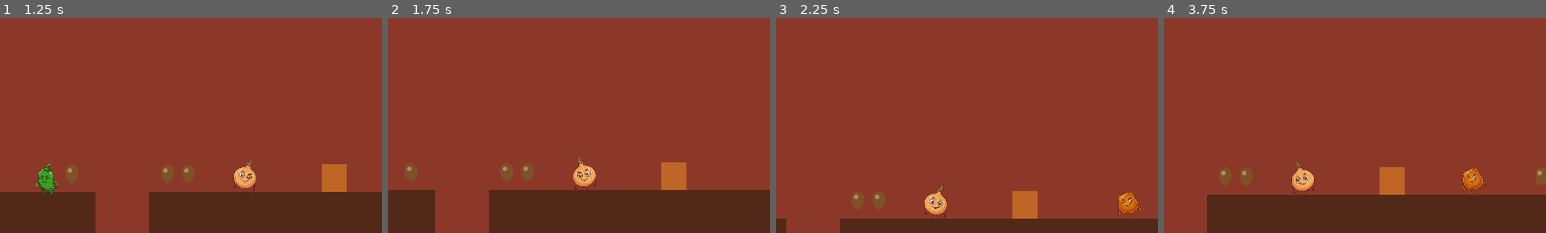
Above: before the commit, frames 1-4 (left to right).
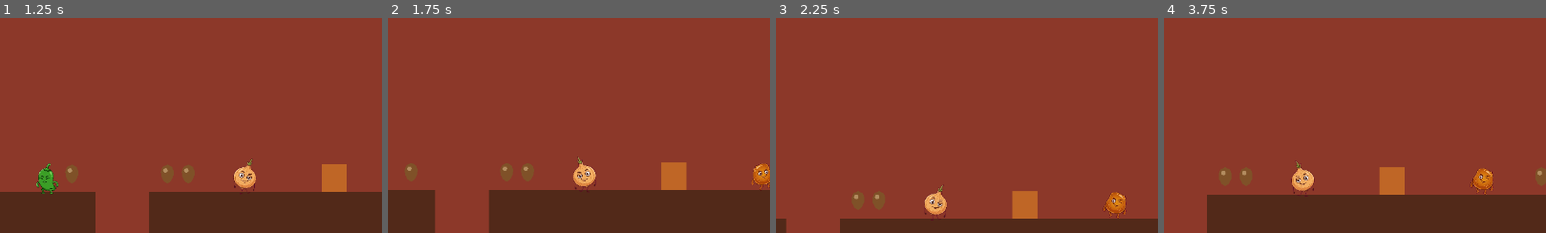
Above: after the commit, the same moments.

Repository: polkfarody/cornchipday
Game: Godot game, scene res://scenes/Level6.tscn
The game is run twice, just before and just after one commit, with the same random seed, the same clock (stepped at 60 frames per second) and the same inputs. This scene is started directly instead of the project's main scene.
Inputs:
- Up to frame 1 (1.25 s): tap Enter (ui_accept) at 0.5, 0.77 s; hold Right (ui_right) from 0.53 s (still down)
- Up to frame 2 (1.75 s): keep holding Right (ui_right); tap Enter (ui_accept) at 1.52 s
- Up to frame 3 (2.25 s): release Right (ui_right) at 2.03 s; hold Left (ui_left) from 2.03 s (still down)
- Up to frame 4 (3.75 s): release Left (ui_left) at 2.78 s; hold Right (ui_right) from 2.78 s (still down); tap Enter (ui_accept) at 3.02 s
The pictures show only the part of the screen within x 50-100%, y 50-100%; the shares and areas given below are measured in that part.

Frame 1 is identical in both runs. In frame 2, 0.4% of the frame differs, in the area x 95-100%, y 67-81%; in frame 3, 0.7%, in the area x 85-96%, y 80-94%; in frame 4, 0.7%.

Commit message:
Make Grease Splatter stationary -- patrolling was uncrossable without the Air Fryer this level doesn't have

Diff:
--- a/scenes/GreaseSplatterEnemy.tscn
+++ b/scenes/GreaseSplatterEnemy.tscn
@@ -58,8 +58,7 @@
 [node name="GreaseSplatterEnemy" type="CharacterBody2D"]
 script = ExtResource("1_boss")
 max_health = 1
-move_speed = 25.0
-patrol_half_width = 40.0
+move_speed = 0.0
 cannot_be_stomped = true
 
 [node name="CollisionShape2D" type="CollisionShape2D" parent="."]
Not shown, changed: feature.md
Not shown, changed: plan.md
